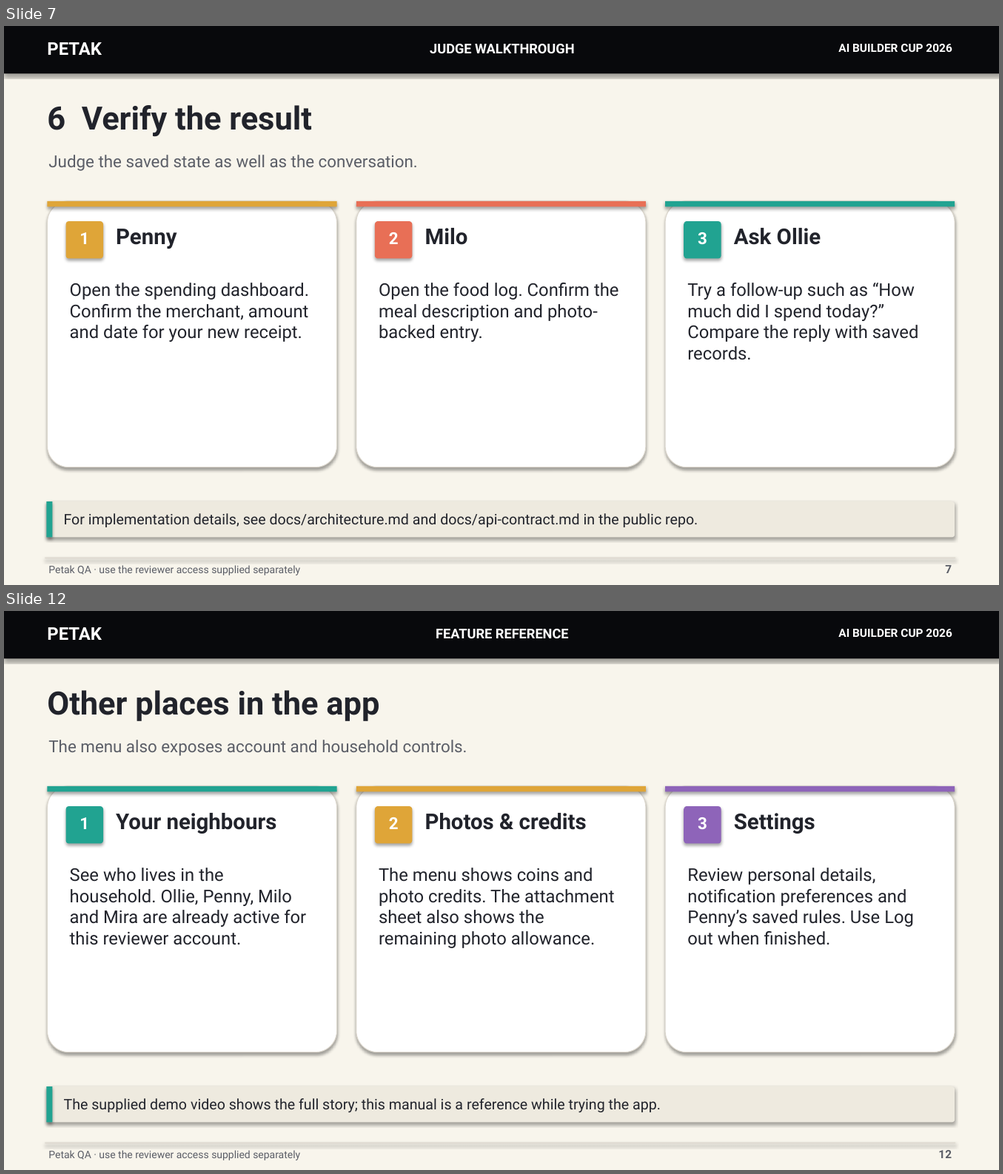
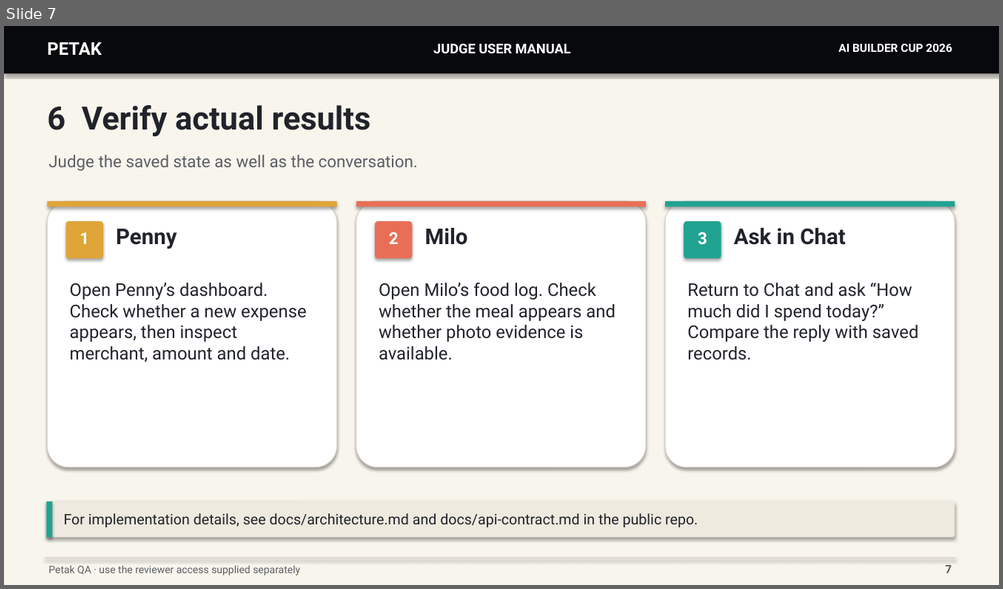
Before and after one commit to FhikarZul/petak-builder-cup-2026, a slide deck: docs/judge-walkthrough.pptx. Shown one above the other, each under a label of ours: slides 7 and 12 before the commit, slide 7 after it; the slides between them are not shown. The pictures are 1003x1174 and 1003x589 pixels, drawn with LibreOffice and Linux fonts; fonts in the diff are those of the drawing. Boxes give left, top, right and bottom in pixels: in the first picture for what was removed or moved away, otherwise in the second. Text is boxed around its words. In the diff, an @@ line names an element or a change of style, - is before the commit and + after.

Commit message:
Audit and focus judge manual slides

```diff
--- a/docs/judge-walkthrough.pptx
+++ b/docs/judge-walkthrough.pptx
@@ slide 12 removed at box(4, 611, 999, 1170), background #FFFFFF @@
@@ rectangle removed at box(4, 611, 999, 1170) @@
@@ rectangle removed at box(4, 611, 999, 659) @@
@@ text removed at box(47, 627, 102, 640) @@
-PETAK
@@ text removed at box(435, 629, 569, 638) @@
-FEATURE REFERENCE
@@ text removed at box(838, 629, 951, 637) @@
-AI BUILDER CUP 2026
@@ text removed at box(47, 690, 379, 721) @@
-Other places in the app
@@ text removed at box(48, 740, 467, 756) @@
-The menu also exposes account and household controls.
@@ rounded rectangle removed at box(47, 786, 337, 1053) @@
@@ rectangle removed at box(47, 786, 337, 792) @@
@@ rounded rectangle removed at box(356, 786, 646, 1053) @@
@@ rectangle removed at box(356, 786, 646, 792) @@
@@ rounded rectangle removed at box(665, 786, 955, 1053) @@
@@ rectangle removed at box(665, 786, 955, 792) @@
@@ rounded rectangle removed at box(66, 806, 103, 844) @@
@@ rounded rectangle removed at box(375, 806, 412, 844) @@
@@ rounded rectangle removed at box(684, 806, 721, 844) @@
@@ text removed at box(79, 817, 89, 829) @@
-1
@@ text removed at box(116, 813, 277, 834) @@
-Your neighbours
@@ text removed at box(389, 817, 398, 829) @@
-2
@@ text removed at box(425, 813, 586, 830) @@
-Photos & credits
@@ text removed at box(697, 817, 707, 829) @@
-3
@@ text removed at box(734, 813, 815, 834) @@
-Settings
@@ text removed at box(70, 868, 306, 945) @@
-See who lives in the household. Ollie, Penny, Milo and Mira are already active for this reviewer account.
@@ text removed at box(378, 868, 614, 948) @@
-The menu shows coins and photo credits. The attachment sheet also shows the remaining photo allowance.
@@ text removed at box(687, 868, 913, 945) @@
-Review personal details, notification preferences and Penny’s saved rules. Use Log out when finished.
@@ rounded rectangle removed at box(46, 1087, 955, 1123) @@
@@ rectangle removed at box(46, 1087, 53, 1123) @@
@@ text removed at box(64, 1099, 660, 1113) @@
-The supplied demo video shows the full story; this manual is a reference while trying the app.
@@ rectangle removed at box(45, 1143, 956, 1144) @@
@@ text removed at box(48, 1150, 300, 1161) @@
-Petak QA · use the reviewer access supplied separately
@@ text removed at box(938, 1150, 951, 1159) @@
-12
@@ slide 7 changed as well @@
@@ text at box(433, 44, 571, 53): text changed @@
-JUDGE WALKTHROUGH
+JUDGE USER MANUAL
@@ text at box(47, 105, 371, 137): text changed @@
-6 Verify the result
+6 Verify actual results
@@ text at box(734, 228, 845, 245): text changed @@
-Ask Ollie
+Ask in Chat
@@ text at box(70, 283, 307, 362): text changed @@
-Open the spending dashboard. Confirm the merchant, amount and date for your new receipt.
+Open Penny’s dashboard. Check whether a new expense appears, then inspect merchant, amount and date.
@@ text at box(378, 283, 615, 360): text changed @@
-Open the food log. Confirm the meal description and photo-backed entry.
+Open Milo’s food log. Check whether the meal appears and whether photo evidence is available.
@@ text at box(687, 283, 919, 360): text changed @@
-Try a follow-up such as “How much did I spend today?” Compare the reply with saved records.
+Return to Chat and ask “How much did I spend today?” Compare the reply with saved records.
```
Also in this commit, not shown: 7 other slides changed, 3 other slides removed.
